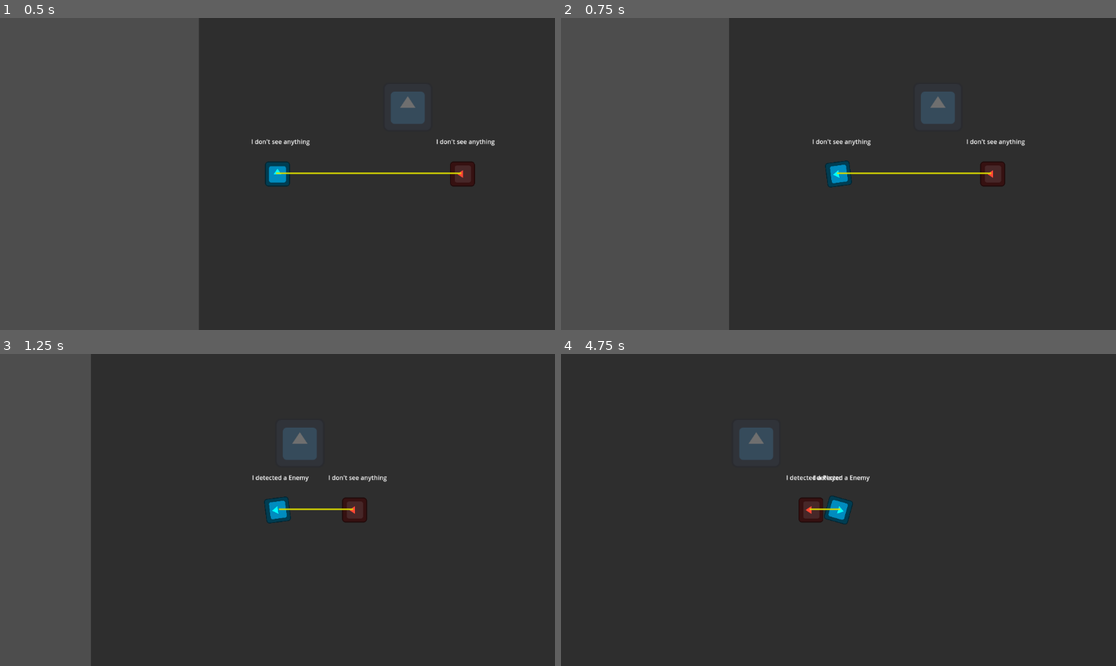
Above: before the commit, frames 1-4 (two rows, left to right).
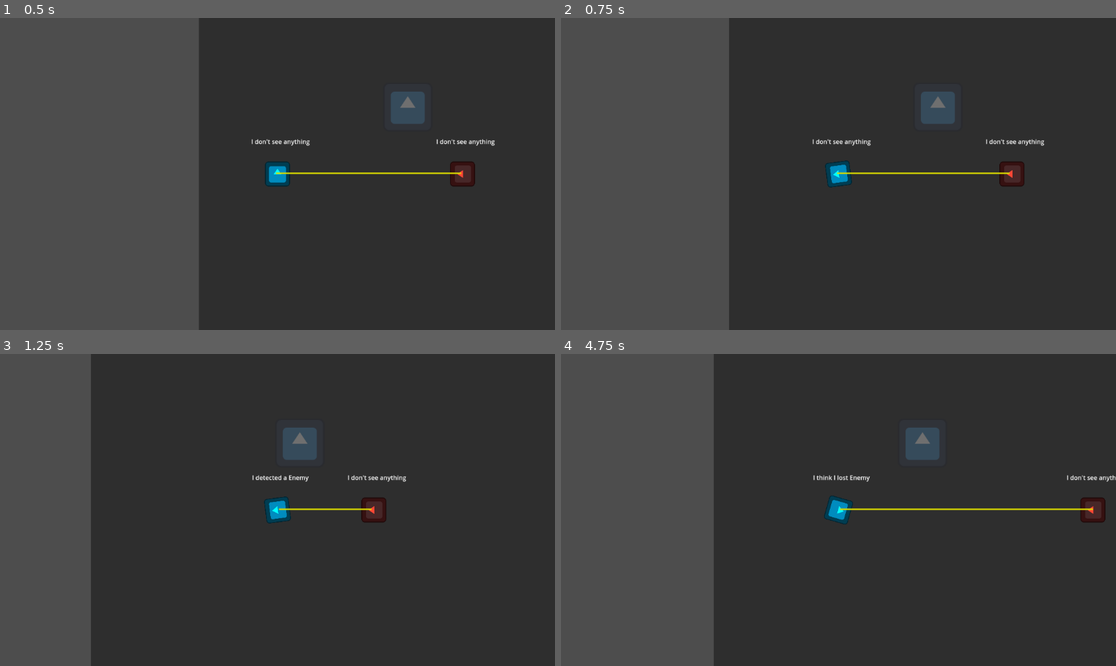
Above: after the commit, the same moments.

Repository: haladrias/godot_wild_jam_82_project
Game: Godot game, scene res://scenes/main.tscn
Two runs of this game, one before a commit and one after it. Both use one fixed random seed, a clock stepped at 60 frames per second and the inputs below. The engine's default icon, where the game draws it, is replaced by a stand-in: a white triangle on a blue panel in a dark square.
Inputs (mouse positions are in pixels of both pictures, inside the frame that each line leads up to):
- Up to frame 1 (0.5 s): no input
- Up to frame 2 (0.75 s): tap Enter at 0.5 s; move the mouse to (960, 158) at 0.52 s; hold D (move_right) from 0.53 s (still down); hold Space (space_bar, bound only after the commit) from 0.53 s (still down)
- Up to frame 3 (1.25 s): keep holding D (move_right); keep holding Space (space_bar, bound only after the commit); tap F (test, bound only after the commit) at 0.8 s
- Up to frame 4 (4.75 s): move the mouse to (727, 525) at 1.27 s; release D (move_right) at 1.28 s; release Space (space_bar, bound only after the commit) at 1.28 s; hold S (move_down) 1.28-2.03 s; tap F (test, bound only after the commit) at 1.35, 2.3, 2.85, 3.8, 4.35 s; tap Space (space_bar, bound only after the commit) at 1.55, 3.05, 4.55 s; move the mouse to (894, 441) at 2.02 s; hold D (move_right) 2.03-2.78 s; hold Space (space_bar, bound only after the commit) 2.03-2.78 s; move the mouse to (810, 572) at 2.77 s; hold W (move_up) 2.78-3.53 s; move the mouse to (1005, 556) at 3.52 s; hold Space (space_bar, bound only after the commit) 3.53-4.28 s; hold A (move_left) from 3.53 s (still down); move the mouse to (672, 463) at 4.27 s

Frame 1 is identical in both runs. In frame 2, 0.7% of the frame differs, in the area x 73-88%, y 38-54%; in frame 3, 0.7%; in frame 4, 30%, in the area x 0-100%, y 0-100%.

Commit message:
Revert "Merge remote-tracking branch 'origin/main' into status_effects"
This reverts commit ff9e8a81573712836c1a7ece1ed2d4644a0097b4, reversing
changes made to 763afa4ef2412bf0aae3ed54cc63f15802482a70.

Diff:
--- a/project.godot
+++ b/project.godot
@@ -58,6 +58,21 @@
 "events": [Object(InputEventKey,"resource_local_to_scene":false,"resource_name":"","device":-1,"window_id":0,"alt_press …(189 unchanged characters)…
 ]
 }
+test={
+"deadzone": 0.2,
+"events": [Object(InputEventKey,"resource_local_to_scene":false,"resource_name":"","device":-1,"window_id":0,"alt_pressed":false,"shift_pressed":false,"ctrl_pressed":false,"meta_pressed":false,"pressed":false,"keycode":0,"physical_keycode":70,"key_label":0,"unicode":102,"location":0,"echo":false,"script":null)
+]
+}
+space_bar={
+"deadzone": 0.2,
+"events": [Object(InputEventKey,"resource_local_to_scene":false,"resource_name":"","device":-1,"window_id":0,"alt_pressed":false,"shift_pressed":false,"ctrl_pressed":false,"meta_pressed":false,"pressed":false,"keycode":0,"physical_keycode":32,"key_label":0,"unicode":32,"location":0,"echo":false,"script":null)
+]
+}
+
+[layer_names]
+
+2d_physics/layer_7="PlayerDetection"
+2d_physics/layer_8="EnemyDetection"
 
 [rendering]
 
--- a/scenes/enemy.tscn
+++ b/scenes/enemy.tscn
@@ -5,7 +5,6 @@
 [ext_resource type="PackedScene" uid="uid://e2ounky2keb5" path="res://scenes/input_component.tscn" id="3_j5nhj"]
 [ext_resource type="PackedScene" uid="uid://d0hnxsi4dimdg" path="res://scenes/movement_component.tscn" id="4_ujyba"]
 [ext_resource type="PackedScene" uid="uid://bwyv3npu3jfpg" path="res://scenes/detection_component.tscn" id="5_ujyba"]
-[ext_resource type="PackedScene" uid="uid://cdyf7vl48rwk4" path="res://scenes/pathfinding.tscn" id="6_xwavj"]
 [ext_resource type="PackedScene" uid="uid://cdyf7vl48rwk4" path="res://scenes/pathfinding.tscn" id="6_xwavj"]
 
 [sub_resource type="RectangleShape2D" id="RectangleShape2D_h0i82"]
@@ -49,9 +48,6 @@
 
 [node name="DetectionComponent" parent="." instance=ExtResource("5_ujyba")]
 faction = 1
-cone_resolution = 20
-cone_radius = 300.0
-cone_angle = 90.0
 
 [node name="DebugLabel" type="RichTextLabel" parent="."]
 offset_left = -104.0
